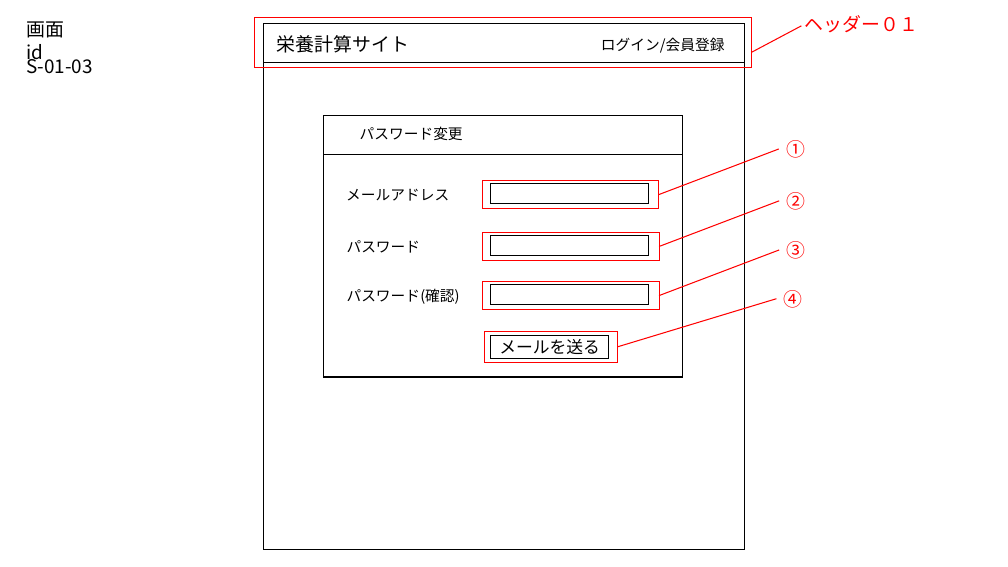
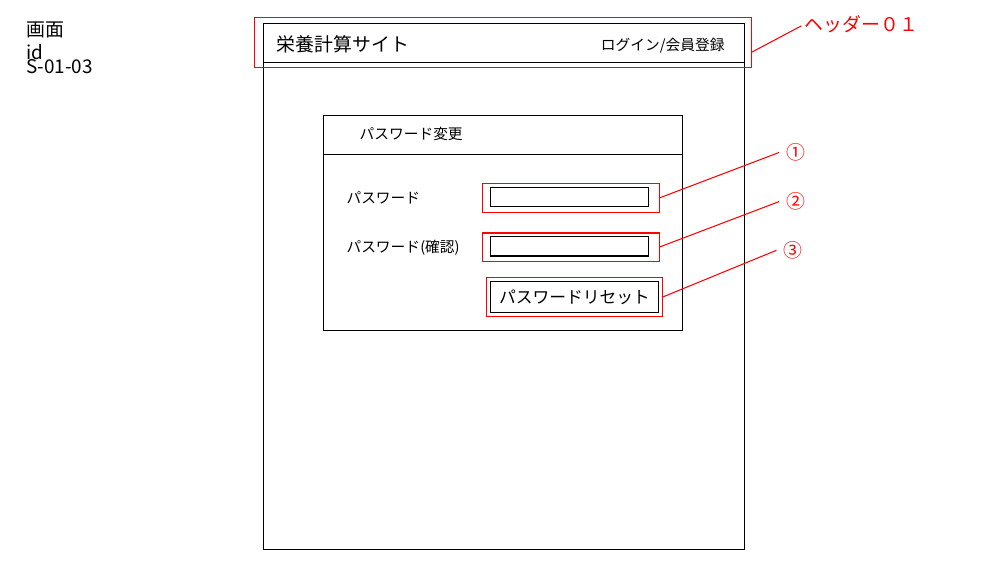
Before and after one commit to taku300/WebSystemSelf, a slide deck: slide 6 of Documents/Design_Documents/参考部品.pptx. Drawn at 1008x567 pixels with LibreOffice and Linux fonts; fonts in the diff are those of the drawing. Boxes give left, top, right and bottom in pixels: in the first picture for what was removed or moved away, otherwise in the second. Text is boxed around its words. In the diff, an @@ line names an element or a change of style, - is before the commit and + after.

```diff
--- a/Documents/Design_Documents/参考部品.pptx
+++ b/Documents/Design_Documents/参考部品.pptx
@@ rectangle resized from (x1=324, y1=116, x2=683, y2=377) to (x1=324, y1=116, x2=683, y2=330) @@
@@ line removed from (659, 194) to (779, 149) @@
@@ text removed at (x1=346, y1=188, x2=449, y2=201) @@
-メールアドレス
@@ rectangle removed at (x1=482, y1=181, x2=659, y2=209) @@
@@ rectangle removed at (x1=491, y1=184, x2=649, y2=203) @@
@@ 4 rectangles, 2 texts, 2 lines moved together from (x1=347, y1=201, x2=780, y2=310) to (x1=347, y1=153, x2=780, y2=262) @@
@@ line moved from (618, 347) - (777, 299) to (663, 297) - (777, 250) @@
@@ rectangle resized from (x1=485, y1=331, x2=618, y2=363) to (x1=486, y1=278, x2=662, y2=316) @@
@@ rectangle "パスワードリセット" resized from (x1=491, y1=335, x2=609, y2=358) to (x1=491, y1=281, x2=659, y2=313) @@
@@ text in rectangle at (x1=499, y1=289, x2=650, y2=304): text changed @@
-メールを送る
+パスワードリセット
@@ text removed at (x1=784, y1=290, x2=803, y2=308) @@
-④
```
Also in this commit, not shown: 15 other slides changed, 3 slides added, 34 other files.
